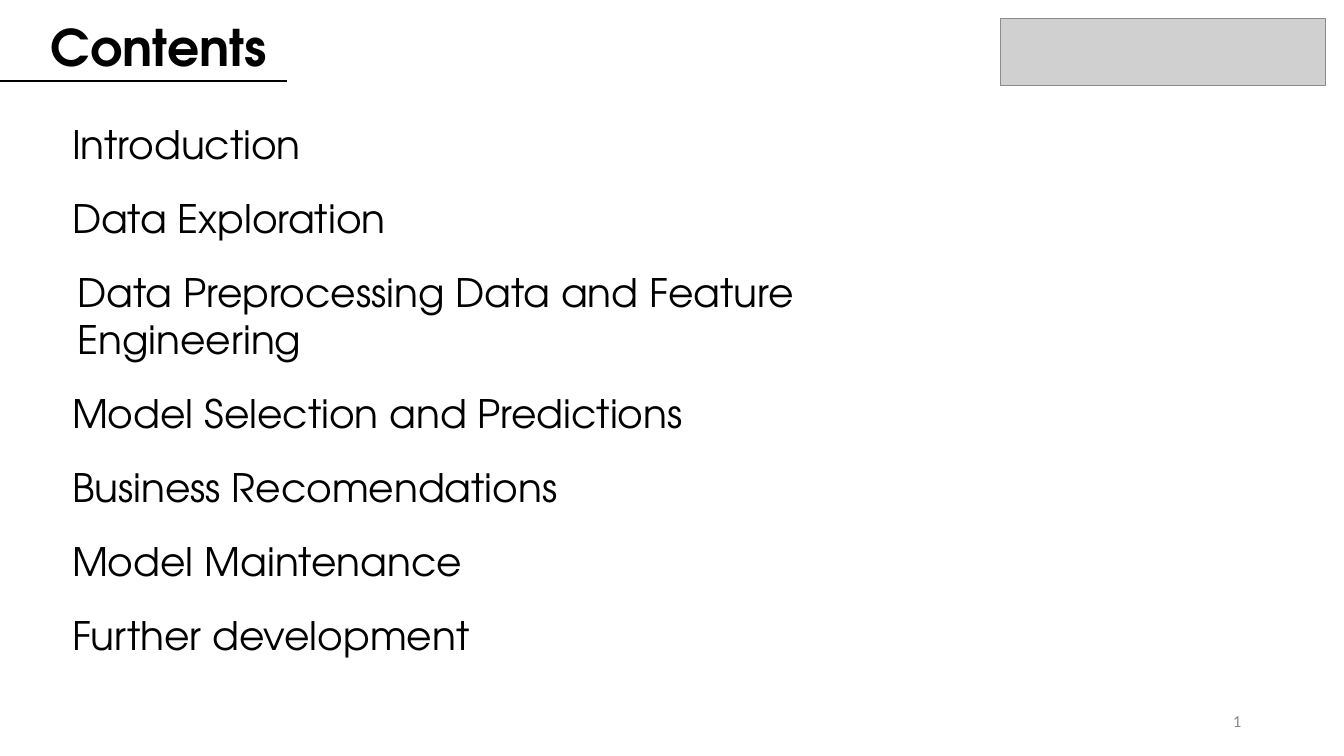
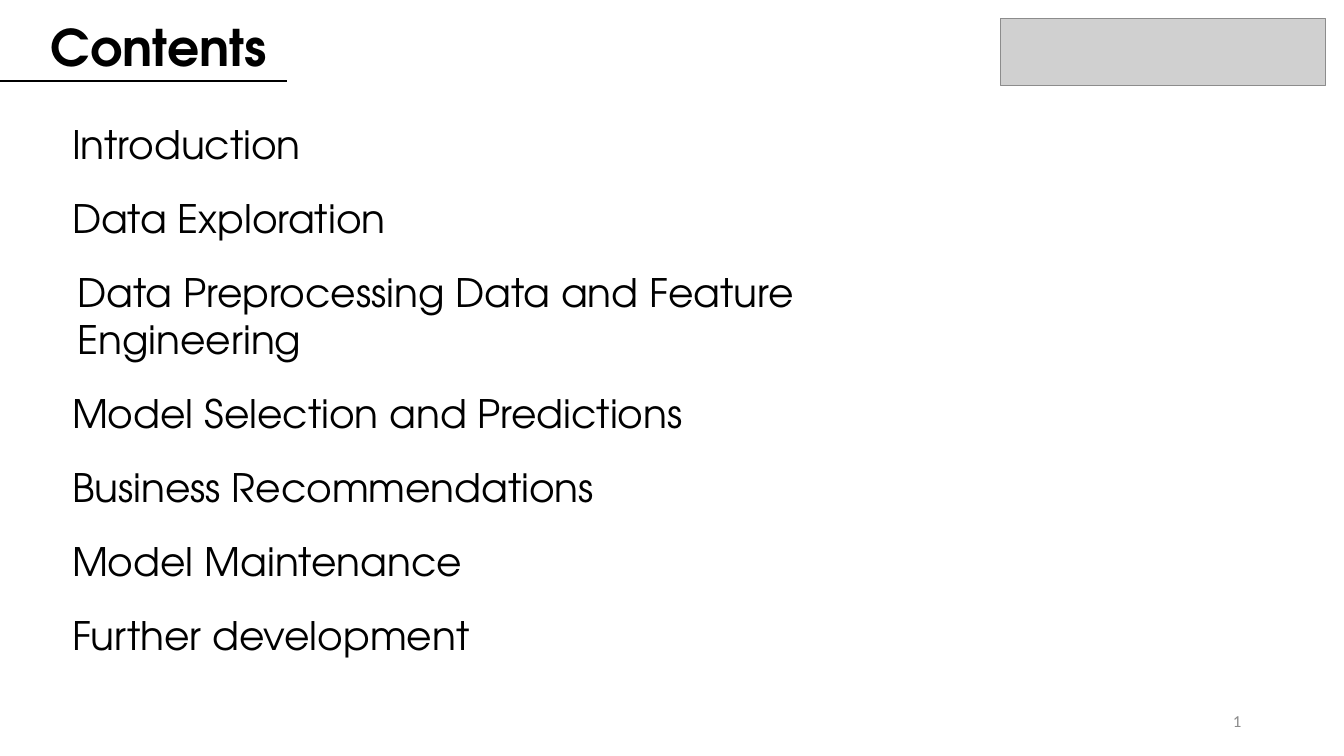
Before and after one commit to juanbeta98/DataScienceStudyCase, a slide deck: slide 2 of BMW ML Case Study.pptx. Drawn at 1344x756 pixels with LibreOffice and Linux fonts; fonts in the diff are those of the drawing; grey boxes stand for pictures. Boxes give left, top, right and bottom in pixels: in the first picture for what was removed or moved away, otherwise in the second. Text is boxed around its words. In the diff, an @@ line names an element or a change of style, - is before the commit and + after.

```diff
--- a/BMW ML Case Study.pptx
+++ b/BMW ML Case Study.pptx
@@ text at [72,473,594,503]: text changed @@
-Business Recomendations
+Business Recommendations
```
Also in this commit, not shown: 13 other slides changed, 10 slides added, 3 slides removed, 4 other files.
